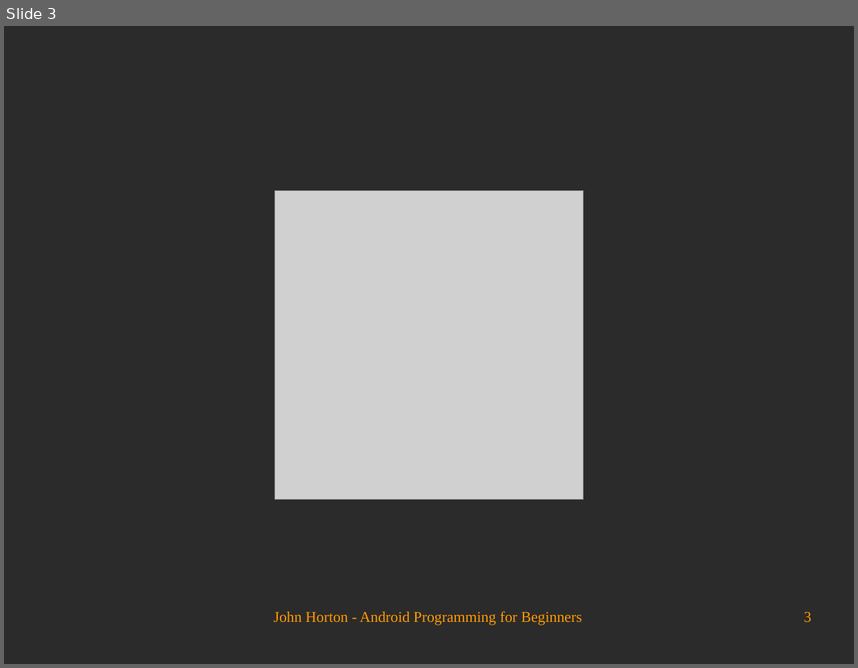
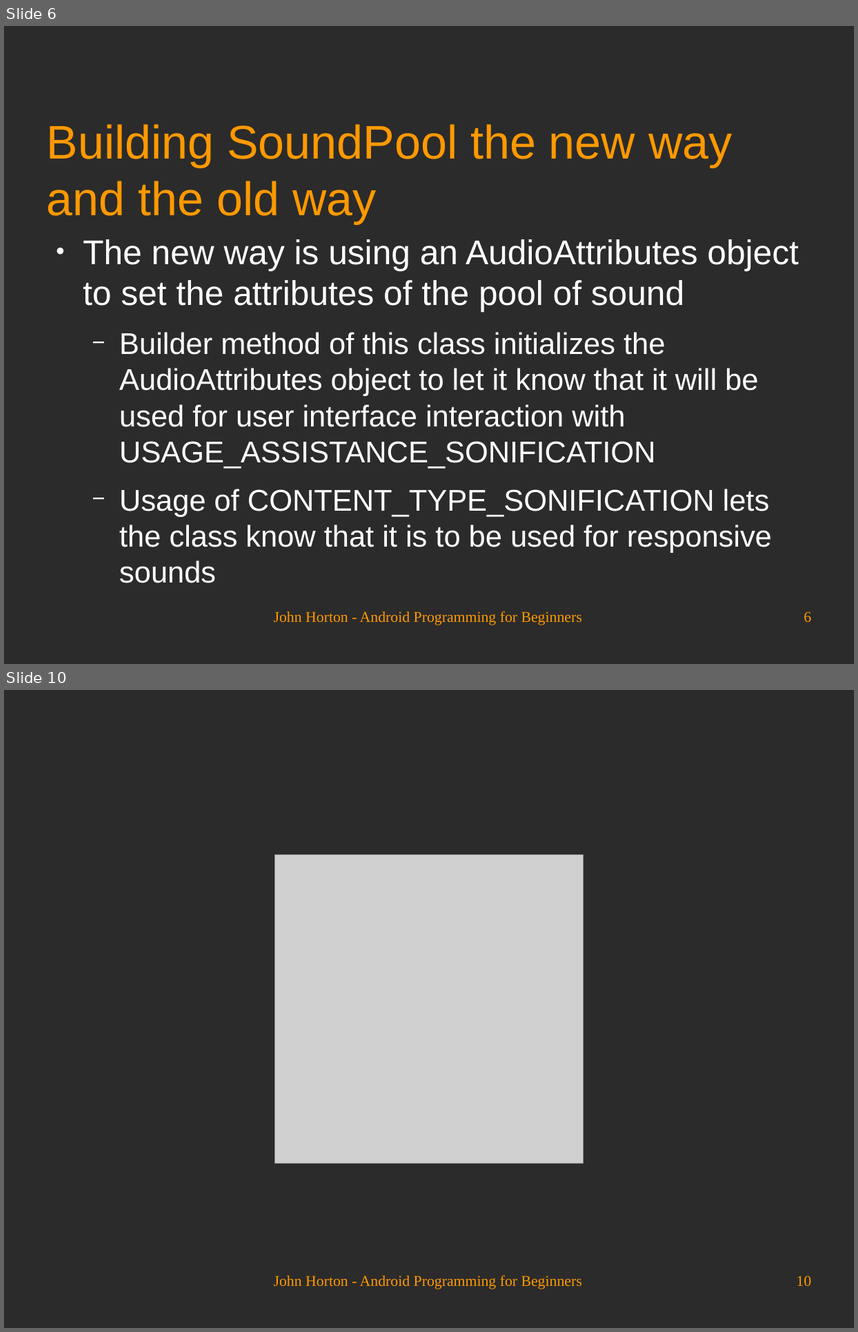
Before and after one commit to Academy-Soft-Intellect/Android-Programming-for-Beginners, a slide deck: 17_Sound_FX_and_Supporting_Different_Versions_of_Android.odp. Shown one above the other, each under a label of ours: slide 3 before the commit, slides 6 and 10 after it; the slides between them are not shown. The pictures are 858x668 and 858x1332 pixels, drawn with LibreOffice and Linux fonts; fonts in the diff are those of the drawing; grey boxes stand for pictures; background and template pictures are left out; a plain dark background stands for a picture behind light text. Boxes give left, top, right and bottom in pixels: in the first picture for what was removed or moved away, otherwise in the second. Text is boxed around its words. In the diff, an @@ line names an element or a change of style, - is before the commit and + after.

```diff
--- a/17_Sound_FX_and_Supporting_Different_Versions_of_Android.odp
+++ b/17_Sound_FX_and_Supporting_Different_Versions_of_Android.odp
@@ slide 6 added at (4,26,854,664), background picture (left out) @@
@@ title added at (47,124,732,224), 44 pt, text #FF9900 @@
+Building SoundPool the new way and the old way
@@ text added at (83,239,798,583), 28 pt, text #FFFFFF @@
+● The new way is using an AudioAttributes object to set the attributes of the pool of sound
+  − Builder method of this class initializes the AudioAttributes object to let it know that it will be used for user interface interaction with USAGE_ASSISTANCE_SONIFICATION
+  − Usage of CONTENT_TYPE_SONIFICATION lets the class know that it is to be used for responsive sounds
@@ text added at (274,610,582,625), 14 pt, text #FF9900 @@
+John Horton - Android Programming for Beginners
@@ page number added at (804,611,811,621), 14 pt, text #FF9900 @@
+6
@@ what was slide 3 is now slide 10 @@
@@ page number at (796,1275,811,1285): text changed @@
-3
+10
```
Also in this commit, not shown: 2 slides changed, 6 other slides added.
